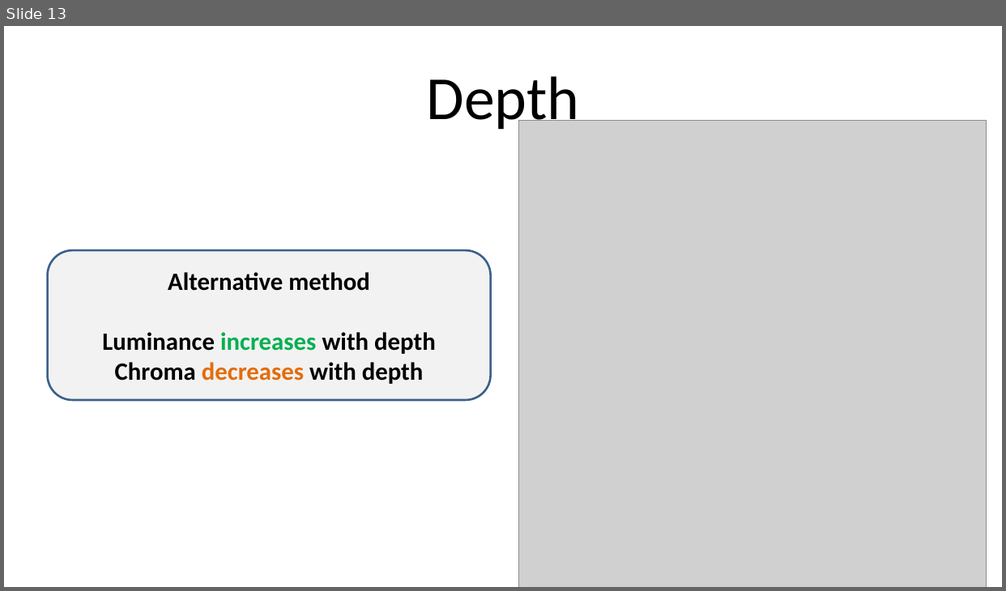
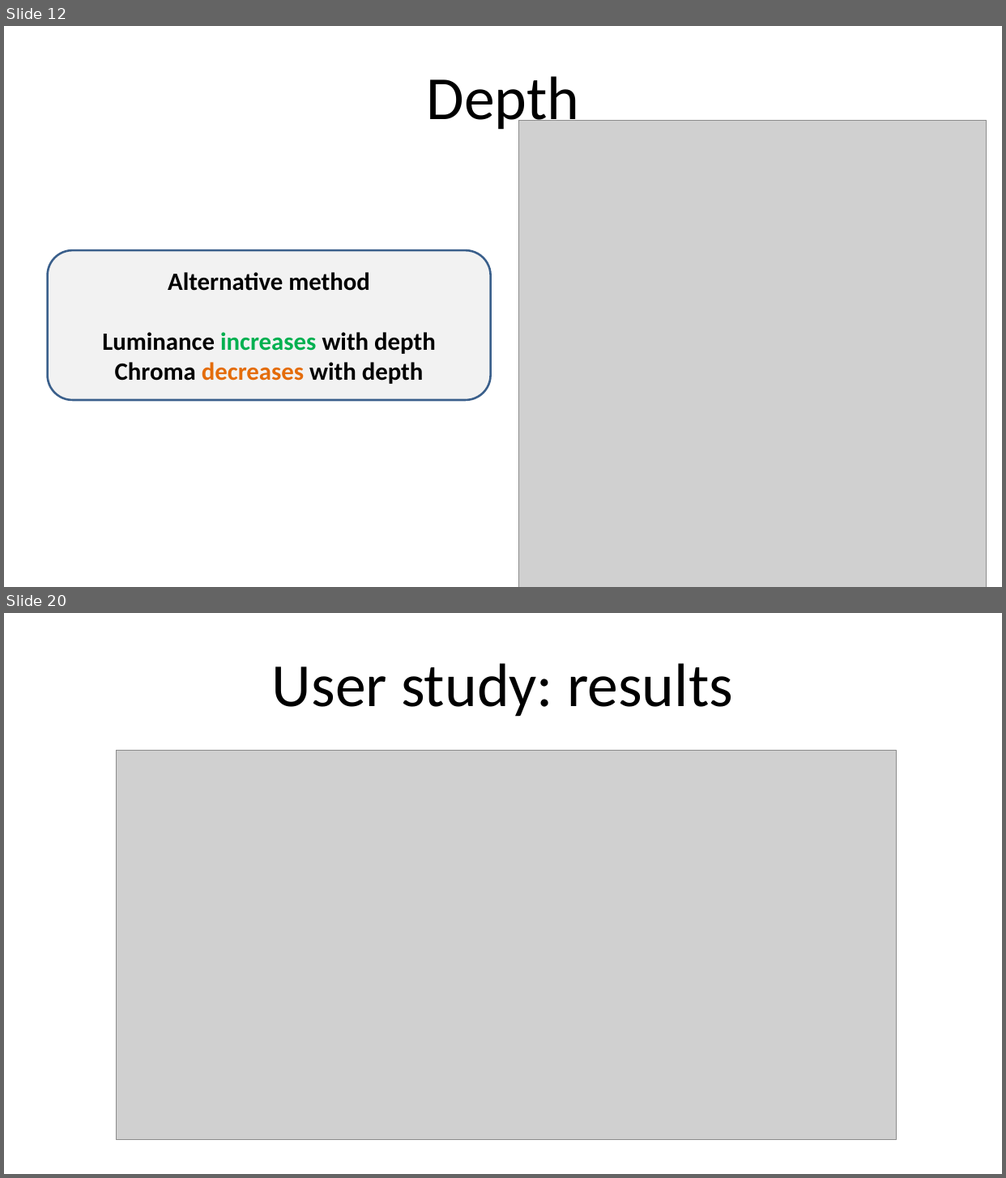
Before and after one commit to mtennekes/hierCols, a slide deck: presentation/TreeColors_pres.pptx. Shown one above the other, each under a label of ours: slide 13 before the commit, slides 12 and 20 after it; the slides between them are not shown. The pictures are 1006x591 and 1006x1178 pixels, drawn with LibreOffice and Linux fonts; fonts in the diff are those of the drawing; grey boxes stand for pictures. Boxes give left, top, right and bottom in pixels: in the first picture for what was removed or moved away, otherwise in the second. Text is boxed around its words. In the diff, an @@ line names an element or a change of style, - is before the commit and + after.

```diff
--- a/presentation/TreeColors_pres.pptx
+++ b/presentation/TreeColors_pres.pptx
@@ slide 20 added at <box>4,613,1002,1174</box>, background #FFFFFF @@
@@ title added at <box>272,663,733,717</box>, 59 pt, text #000000 @@
+User study: results
@@ picture added at <box>117,750,896,1140</box> @@
@@ what was slide 13 is now slide 12 @@
```
Also in this commit, not shown: 5 slides changed, 7 other slides added, 3 slides removed, 17 other files.
